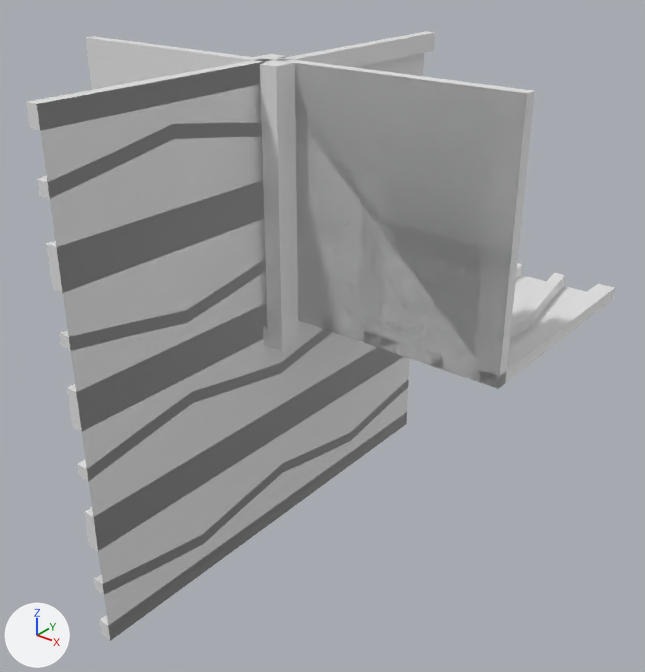
The OBJ model Data/bmc/tiles/t_166.obj as it was, and as the next commit left it.
Rendered twice from a camera (50 mm lens) standing at (1.106, -1.242, 0.754) and looking at (0.081, 0.04, -0.04). The axes (+X, +Y, +Z) are drawn at lower left. The lights are the same throughout. Where no turn or scale is listed for an object, it has been applied to the vertices.

Names of what the first picture shows: 't_166'.
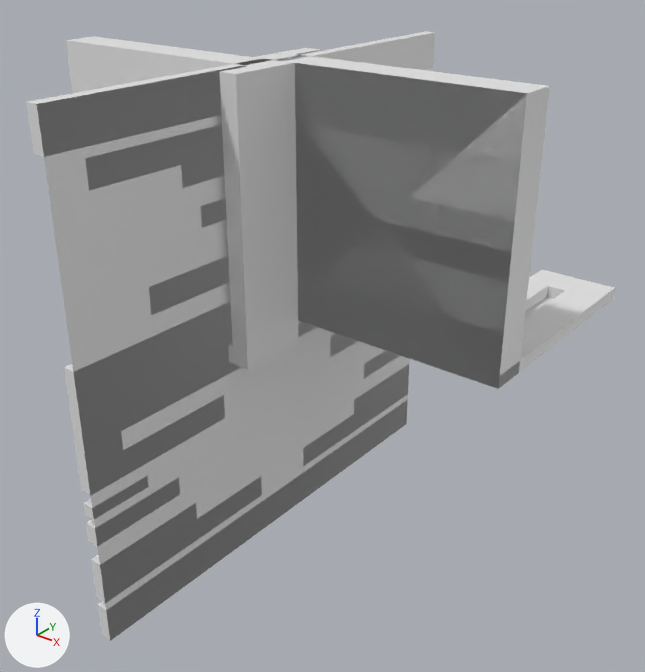
Boxes [x1, y1, x2, y2] around the edits, measured in the pictures (645 x 672 px; the box of a moved part takes in the faces that stretch with it):
part 1 of me_t_166, added: after [83, 476, 149, 520]
part 2 of me_t_166, added: after [364, 351, 400, 378]
part 3 of me_t_166, added: after [86, 478, 180, 547]
part 4 of me_t_166, rebuilt: before [37, 123, 262, 199]; after [85, 125, 224, 191]
part 5 of me_t_166, rebuilt (66% narrower, 53% shorter): before [94, 379, 409, 595]; after [303, 364, 409, 466]
part 6 of me_t_166, rebuilt: before [46, 180, 264, 293]; after [201, 199, 227, 227]
part 7 of me_t_166, added: after [91, 477, 262, 603]
part 8 of me_t_166, deleted: before [364, 263, 523, 354]
part 9 of me_t_166, moved or reshaped: [26, 33, 614, 640] in both

What changed in the scene script:
```text
Change me_t_166:
    used by ob_t_166; location = (0.0, 0.0, 0.0)
    remove me_t_166.from_pydata(...)  # 388 vertices, 765 faces; spans x -0.5..0.5, y -0.5..0.5, z -0.5..0.5
    add me_t_166.from_pydata(...)  # 340 vertices, 626 faces; spans x -0.5..0.5, y -0.5..0.5, z -0.5..0.5
    me_t_166 part 1: a new loose piece, a box spanning x -0.025..0.0, y -0.5..-0.374, z -0.218..-0.193
    me_t_166 part 2: a new loose piece, a box spanning x -0.025..0.0, y 0.3..0.5, z -0.277..-0.237
    me_t_166 part 3: a new loose piece, a box spanning x -0.025..0.0, y -0.5..-0.3, z -0.277..-0.237
    me_t_166 part 4: the loose piece of 38 vertices spanning x -0.025..0.025, y -0.5..0.5, z 0.362..0.429 is rebuilt with 25 vertices and now spans x -0.025..0.025, y -0.429..0.429, z 0.318..0.408
    me_t_166 part 5: the loose piece of 36 vertices spanning x -0.025..0.0, y -0.5..0.5, z -0.429..-0.362 is rebuilt with 14 vertices and now spans x -0.025..0.0, y 0.071..0.5, z -0.408..-0.318
    me_t_166 part 6: the loose piece of 21 vertices spanning x -0.025..0.025, y -0.5..0.5, z 0.212..0.288 is rebuilt with 14 vertices and now spans x -0.025..0.025, y -0.2..0.2, z 0.237..0.277
    me_t_166 part 7: a new loose piece of 14 vertices spanning x -0.025..0.0, y -0.5..-0.071, z -0.408..-0.318
    me_t_166 part 8: the loose piece of 12 vertices spanning x 0.213..0.287, y 0.0..0.5, z 0.0..0.025 is deleted
    me_t_166 part 9: 192 vertices removed from x -0.5..0.5, y -0.5..0.5, z -0.463..0.5; 130 vertices added at x -0.5..0.5, y -0.5..0.5, z -0.425..0.5
```
